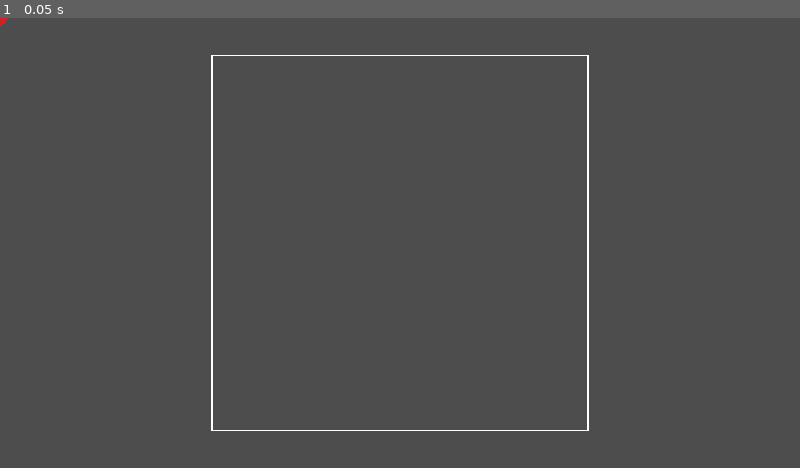
Above: before the commit, frame 1.
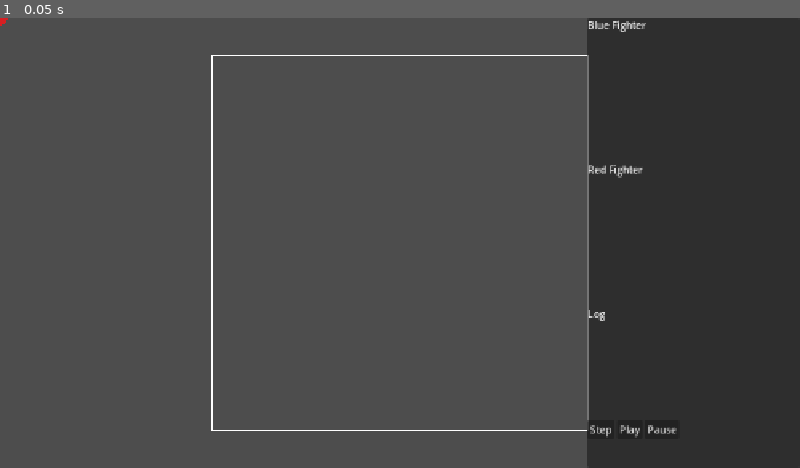
Above: after the commit, the same moment.

Repository: emeene/boxingsim-debugger
Game: Godot game, scene res://scenes/Main.tscn
Same seed, same stepped clock (60 frames per second), same inputs: the game is played once before the commit and once after it.
Inputs:
- Up to frame 1 (0.05 s): no input

The runs differ from the first frame. In frame 1, 26% of the frame differs, in the area x 73-100%, y 0-100%.

Commit message:
feat: add DebugPanel instance to Main scene

Diff:
--- a/boxing-debugging/scenes/Main.tscn
+++ b/boxing-debugging/scenes/Main.tscn
@@ -2,8 +2,11 @@
 
 [ext_resource type="Script" uid="uid://utvtd50wshcj" path="res://scenes/Main.gd" id="1_rvslj"]
 [ext_resource type="PackedScene" uid="uid://d2dhhbrg1dilb" path="res://scenes/Ring.tscn" id="2_0bbpv"]
+[ext_resource type="PackedScene" uid="uid://cly0k7h4lhg60" path="res://scenes/DebugPanel.tscn" id="3_0bbpv"]
 
 [node name="Main" type="Node2D" unique_id=1190041581]
 script = ExtResource("1_rvslj")
 
 [node name="Ring" parent="." unique_id=2104405360 instance=ExtResource("2_0bbpv")]
+
+[node name="DebugPanel" parent="." unique_id=1705471331 instance=ExtResource("3_0bbpv")]
